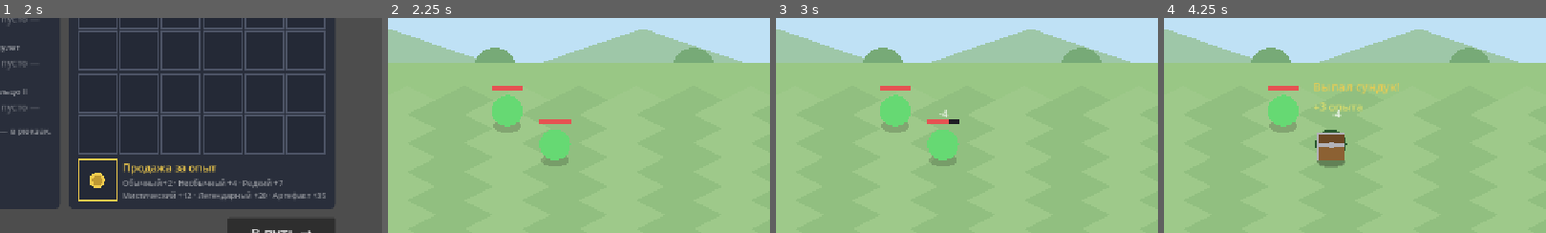
Above: before the commit, frames 1-4 (left to right).
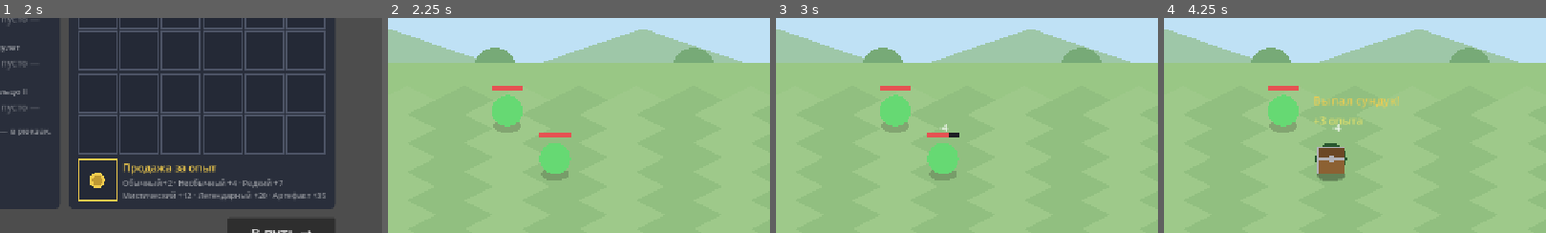
Above: after the commit, the same moments.

Repository: sl1Bridge/valley-keeper
Game: Godot game, scene res://Main.tscn
Two runs of this game, one before a commit and one after it. Both use one fixed random seed, a clock stepped at 60 frames per second and the inputs below.
Inputs:
- Up to frame 1 (2 s): click "Рыцарь" at 0.5 s; click "Начать забег →" at 1.25 s
- Up to frame 2 (2.25 s): click "В путь →" at 2 s
- Up to frame 3 (3 s): click "Скорость: x1" at 2.75 s
- Up to frame 4 (4.25 s): click "Скорость: x2" at 3.5 s
The pictures show only the part of the screen within x 50-100%, y 34-84%; the shares and areas given below are measured in that part.

Frame 1 is identical in both runs. In frame 2, 1.5% of the frame differs, in the area x 39-48%, y 47-76%; in frame 3, 1.5%; in frame 4, 2.9%, in the area x 39-62%, y 30-76%.

Commit message:
Звуки атак в бою + фикс строя врагов (код и доки; mp3 — отдельным коммитом)
- assets/sfx: 6 сгенерированных mp3 атак (меч/кинжал, слизень/волк/голем/босс)
- Actor.attack_sfx: одноразовый плеер на удар в шину SFX, поправка -6 дБ
- BattleScreen назначает звуки герою по классу, врагам по типу
- Строй прижимается к полю единым сдвигом (был баг: враги друг в друге)
- docs: sfx.md (перечень звуков), mechanics.md (раздел Звук), decisions.md

Diff:
--- a/src/Actor.gd
+++ b/src/Actor.gd
@@ -10,6 +10,9 @@
 signal evaded(actor)
 signal poisoned  # состав стаков отравления изменился (добавлен или истёк)
 signal cast_ready(actor)  # умение заряжено (таймер дошёл до конца)
+
+## Сгенерированные mp3 громче комфортного уровня — играем тише (децибелы).
+const ATTACK_SFX_DB := -6.0
 
 var display_name := ""
 var team := "enemy"  # "hero" или "enemy"
@@ -33,6 +36,7 @@
 var shape := "rect"  # "rect" | "circle" | "triangle"
 var radius := 30.0
 var move_speed := 80.0
+var attack_sfx: AudioStream = null  # звук атаки (назначает экран боя), играется в шину "SFX"
 var alive := true
 var engaged := false
 var target: Actor = null
@@ -211,6 +215,7 @@
 	# Захватываем цель локально: take_damage может её убить, тогда
 	# _on_enemy_died обнуляет self.target ещё до отправки сигнала attacked.
 	var t: Actor = target
+	_play_attack_sfx()
 	# Защита цели снижает урон на процент (def_pct), минимум 1.
 	# Округление вниз: иначе мелкие атаки первых волн бьют больнее, чем раньше.
 	# Множитель следующей атаки (способность Вора) тратится этим ударом.
@@ -218,6 +223,21 @@
 	dmg_mult_next = 1.0
 	t.take_damage(dmg)
 	attacked.emit(self, t)
+
+
+## Звук атаки: одноразовый плеер на удар (несколько бойцов могут бить
+## одновременно — каждый звук играется своим плеером и не обрывает другие).
+func _play_attack_sfx() -> void:
+	if attack_sfx == null or not is_inside_tree():
+		return
+	var p := AudioStreamPlayer.new()
+	p.stream = attack_sfx
+	p.volume_db = ATTACK_SFX_DB
+	if AudioServer.get_bus_index("SFX") != -1:
+		p.bus = "SFX"
+	add_child(p)
+	p.finished.connect(p.queue_free)
+	p.play()
 
 
 func take_damage(dmg: int) -> void:
--- a/src/BattleScreen.gd
+++ b/src/BattleScreen.gd
@@ -19,6 +19,18 @@
 const FORMATION_ANCHOR := Vector2(880, 420)  # центр строя врагов
 const BOSS_POS := Vector2(920, 450)
 const FINAL_CHEST_POS := Vector2(640, 430)  # центр поля боя
+
+## Звуки атак (шина "SFX"): герою — по классу, врагу — по типу.
+const SFX_ATTACK_HERO := {
+	"knight": preload("res://assets/sfx/attack_sword.mp3"),
+	"thief": preload("res://assets/sfx/attack_dagger.mp3"),
+}
+const SFX_ATTACK_ENEMY := {
+	"slime": preload("res://assets/sfx/attack_slime.mp3"),
+	"wolf": preload("res://assets/sfx/attack_wolf.mp3"),
+	"golem": preload("res://assets/sfx/attack_golem.mp3"),
+	"boss": preload("res://assets/sfx/attack_boss.mp3"),
+}
 
 ## Строи по числу врагов: смещения от FORMATION_ANCHOR.
 ## Один враг — напротив героя; больше — разные построения, не колонной.
@@ -168,6 +180,7 @@
 	_hero_actor.hp = clampf(hero.start_hp(), 1.0, _hero_actor.max_hp)
 	_hero_actor.position = HERO_POS
 	_hero_actor.engaged = true
+	_hero_actor.attack_sfx = SFX_ATTACK_HERO.get(hero.kind)
 	_hero_actor.died.connect(_on_hero_died)
 	_hero_actor.damaged.connect(_on_actor_damaged)
 	_hero_actor.attacked.connect(_on_actor_attacked)
@@ -226,15 +239,21 @@
 	_enemy_total = comp.size()
 	var formation: Array = FORMATIONS[mini(comp.size(), Enemies.MAX_ENEMIES)]
 	# Верхняя кромка поля боя (Backdrop.FIELD_TOP): у многочисленных строев
-	# верхние ряды вылезали на задний фон — прижимаем их к полю
+	# верхние ряды вылезали на задний фон. Строй прижимаем к полю ЕДИНЫМ
+	# сдвигом вниз: верхний ряд встаёт ровно на кромку, расстояния внутри
+	# строя сохраняются. Поточечный прижим (maxf на каждую позицию) сажал
+	# несколько рядов на одну линию — враги наезжали друг на друга.
 	var view_h := 720.0  # окно по умолчанию 1280×720; в дереве — реальный размер
 	if is_inside_tree():
 		view_h = get_viewport_rect().size.y
 	var min_y := view_h * Backdrop.FIELD_TOP + 20.0
+	var top_y := INF
+	for off in formation:
+		top_y = minf(top_y, FORMATION_ANCHOR.y + off.y)
+	var shift_y := maxf(0.0, min_y - top_y)
 	for i in comp.size():
 		var type: String = comp[i]
-		var pos: Vector2 = BOSS_POS if type == "boss" else FORMATION_ANCHOR + formation[i]
-		pos.y = maxf(pos.y, min_y)
+		var pos: Vector2 = BOSS_POS if type == "boss" else FORMATION_ANCHOR + formation[i] + Vector2(0, shift_y)
 		_add_enemy(type, pos, false)
 	_pick_hero_target()
 
@@ -250,6 +269,7 @@
 	e.setup(stats["name"], stats, def["color"], def["shape"], def["size"], "enemy")
 	# Защита врага — по той же формуле затухания, что и у героя
 	e.def_pct = Hero.diminish(float(stats.get("def", 0)), 1.0, Hero.DEF_K)
+	e.attack_sfx = SFX_ATTACK_ENEMY.get(type)
 	e.taunt = taunt
 	e.position = pos
 	e.engaged = true
--- a/tests/TestRunner.gd
+++ b/tests/TestRunner.gd
@@ -1055,6 +1055,7 @@
 	var min_y := 720.0 * BattleScreen.Backdrop.FIELD_TOP + 20.0
 	var rows_ok := true
 	var clamped_seen := false
+	var spacing_ok := true
 	for s in range(1, 8):
 		var bf := BattleScreen.new()
 		bf.hero = Hero.new("knight")
@@ -1066,9 +1067,16 @@
 				rows_ok = false
 			if absf(e.position.y - min_y) < 0.01:
 				clamped_seen = true
+		# Прижатие к полю — единый сдвиг строя: расстояния между врагами
+		# не схлопываются, никто не стоит друг в друге (минимум в строях ~85 px)
+		for i in bf._enemies.size():
+			for j in range(i + 1, bf._enemies.size()):
+				if bf._enemies[i].position.distance_to(bf._enemies[j].position) < 70.0:
+					spacing_ok = false
 		bf.free()
 	_check(rows_ok, "ни один враг не стоит выше поля боя (7 зёрен на 19-й волне)")
 	_check(clamped_seen, "прижатие к полю реально срабатывает (верхние ряды строя)")
+	_check(spacing_ok, "враги не накладываются друг на друга (единый сдвиг строя)")
 
 
 func _test_attack_jitter() -> void:
Not shown, added: assets/sfx/attack_boss.mp3.import
Not shown, added: assets/sfx/attack_dagger.mp3.import
Not shown, added: assets/sfx/attack_golem.mp3.import
Not shown, added: assets/sfx/attack_slime.mp3.import
Not shown, added: assets/sfx/attack_sword.mp3.import
Not shown, added: assets/sfx/attack_wolf.mp3.import
Not shown, changed: docs/decisions.md
Not shown, changed: docs/mechanics.md
Not shown, added: docs/sfx.md
